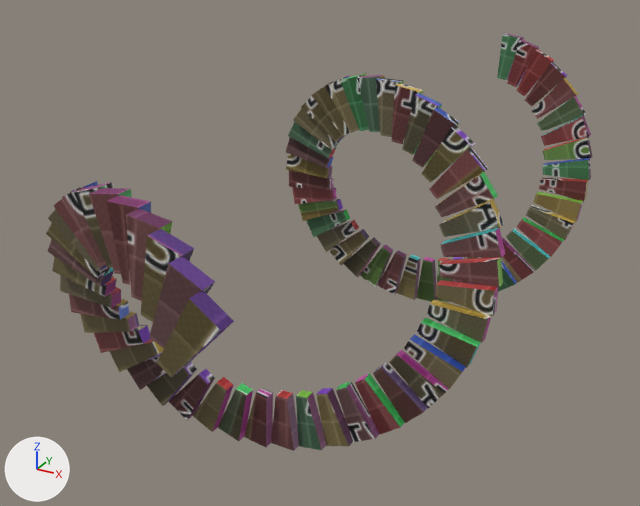
The FBX model Gamejam2023/Assets/Gamejam/Prefabs/Rooms/Assets/Stairs_to_hell_01.fbx: old version first, new version second.
Both versions are drawn from a 50 mm lens placed at (-25.3, -20.0, -24.2), pointed at (-36.5, 0.5, -34.4). Arrows for +X, +Y and +Z are at lower left; the lights stay in place.

The scene before the commit, as lines of its bpy script (objects in view):
```python
me_circle_002 = bpy.data.meshes.new('Circle.002')
me_circle_002.from_pydata(...)  # 672 vertices, 504 faces; spans x -4.6..4.6, y -0.1..21.5, z -4.6..4.6
me_circle_002.materials.append(mat_curved_stairs)  # picture img_uvs_png
ob_stairs_hell_01 = bpy.data.objects.new('Stairs_hell_01', me_circle_002)
ob_stairs_hell_01.location = (-35.72, -9.75, -34.3)
ob_stairs_hell_01.rotation_euler = (0.0, -0.848, 0.0)  # degrees (0, -49, 0)
ob_stairs_hell_01.scale = (1.0, 1.0, 1.0)
```
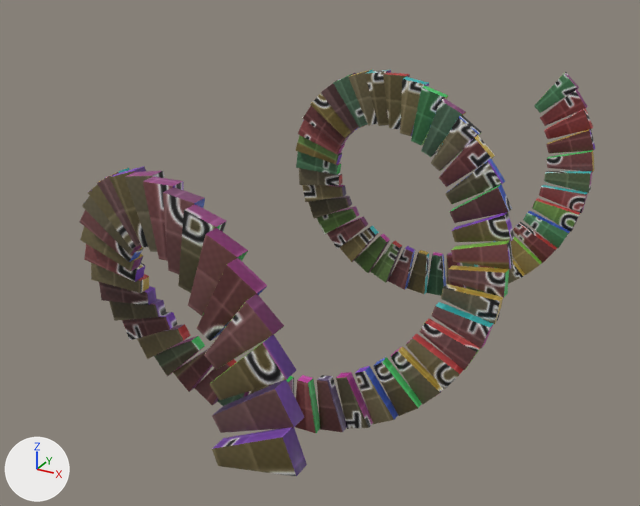
What changed in the scene script:
```text
Change me_circle_002:
    used by ob_stairs_hell_01; location = (-35.72, -9.75, -34.3); rotation_euler = (0.0, -0.848, 0.0), in degrees (0, -49, 0); scale = (1.0, 1.0, 1.0)
    remove me_circle_002.from_pydata(...)  # 672 vertices, 504 faces; spans x -4.6..4.6, y -0.1..21.5, z -4.6..4.6
    add me_circle_002.from_pydata(...)  # 4704 vertices, 4536 faces; spans x -59.0..-49.8, y -9.9..11.5, z -38.9..-29.7
    me_circle_002 part 1: 4704 vertices added at x -59.0..-49.8, y -9.9..11.5, z -38.9..-29.7
    me_circle_002 part 2: 672 vertices removed from x -4.6..4.6, y -0.1..21.5, z -4.6..4.6
    me_circle_002 part 3: the surface is now shaded smooth
Change ob_stairs_hell_01:
    ob_stairs_hell_01.scale: (1.0, 1.0, 1.0) -> (1.0, 1.0, 1.0)
    ob_stairs_hell_01.location: (-35.72, -9.75, -34.3) -> (8.39, 0.0, 12.47)
    ob_stairs_hell_01.rotation_euler: (0.0, -0.848, 0.0) -> (0.0, -0.252, 0.0)  # degrees (0, -49, 0) -> degrees (0, -14, 0)
```

Pixel boxes (x1, y1, x2, y2) of what changed, in the pictures (640 x 506 px):
'Stairs_hell_01', reshaped, moved, turned, rescaled
    before: (46, 33, 593, 451)
    after: (79, 69, 595, 476)
part 1 of me_circle_002, added
    after: (79, 69, 595, 476)
part 2 of me_circle_002, deleted
    before: (46, 33, 593, 451)
